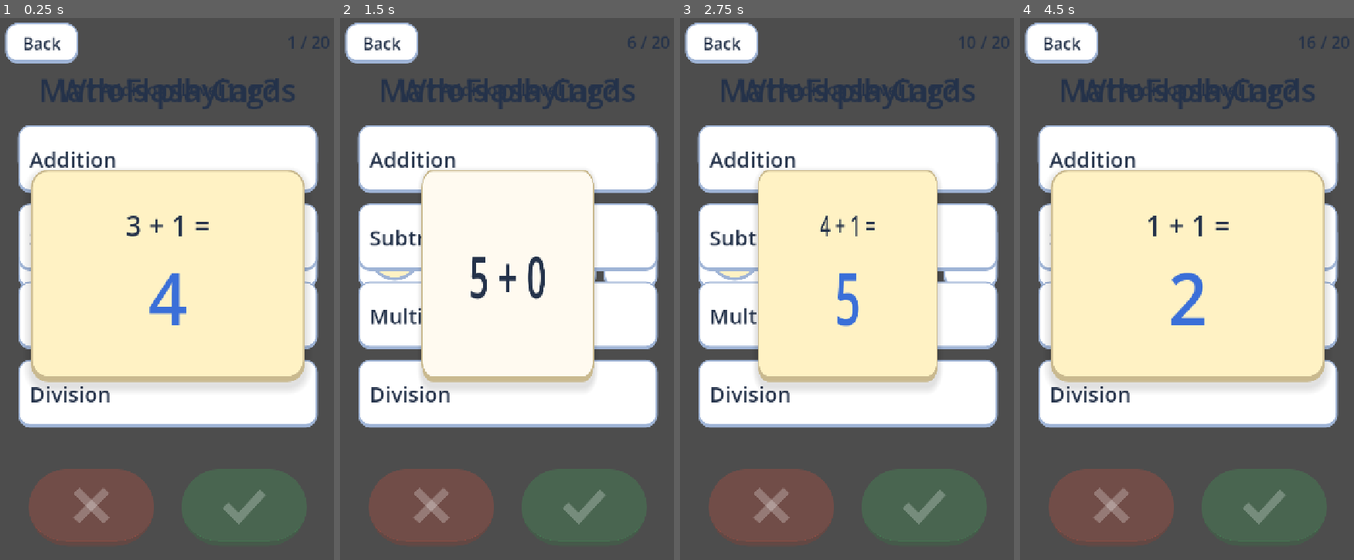
Above: before the commit, frames 1-4 (left to right).
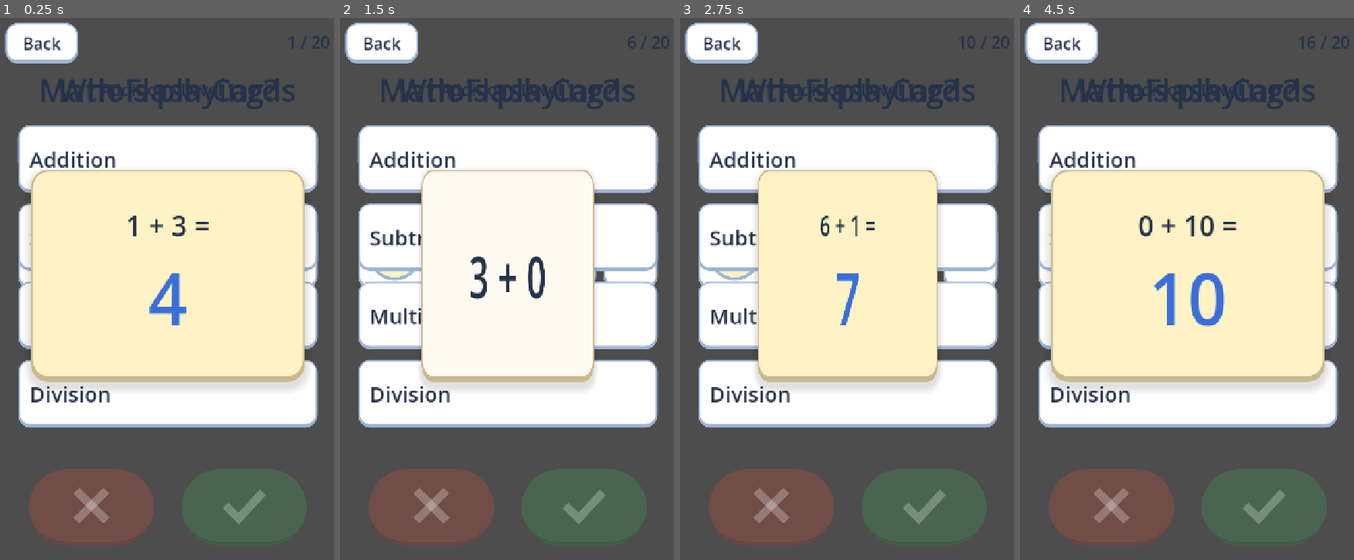
Above: after the commit, the same moments.

Repository: rotarydialer/math-flash
Game: Godot game, scene res://tests/Playtest.tscn
The game is run twice, just before and just after one commit, with the same random seed, the same clock (stepped at 60 frames per second) and the same inputs. This scene is started directly instead of the project's main scene.
Inputs (mouse positions are in pixels of both pictures, inside the frame that each line leads up to):
- Up to frame 1 (0.25 s): no input
- Up to frame 2 (1.5 s): click (466, 148) at 0.52 s; type "Alex" at 0.6 s; click "Add" at 1.25 s
- Up to frame 3 (2.75 s): click "Bo" at 2 s
- Up to frame 4 (4.5 s): click "Edit" at 2.75 s; click "Addition" at 3.5 s; click "Subtraction" at 4.25 s

The runs differ from the first frame. In frame 1, 0.2% of the frame differs, in the area x 37-56%, y 36-41%; in frame 2, 0.1%; in frame 3, 0.4%; in frame 4, 1.5%, in the area x 35-66%, y 36-57%.

Commit message:
tweak shown problems

Diff:
--- a/data/config.gd
+++ b/data/config.gd
@@ -9,6 +9,8 @@
 # --- Rounds ------------------------------------------------------------------
 const DECK_SIZE := 20             # cards per round (a smaller level uses each fact once)
 const RECENT_HISTORY := 10        # most recent right/wrong answers kept per fact
+const UNTRIED_SHARE := 0.25       # at least this share of a deck is facts not yet tried in the level (while any are left)
+const MIN_MISSED := 3             # ...and at least this many facts the student has got wrong before (if there are any)
 
 # --- Layout ------------------------------------------------------------------
 const VIEWPORT_W := 720.0
--- a/scripts/game_state.gd
+++ b/scripts/game_state.gd
@@ -72,7 +72,8 @@
 
 func start_round(category_id: StringName, level_number: int) -> void:
 	level_cfg = Categories.level(category_id, level_number)
-	current_round = FlashRound.new(Problems.deal(level_cfg, Config.DECK_SIZE, randi()))
+	var history := Stats.practice_history(level_cfg)
+	current_round = FlashRound.new(Problems.deal(level_cfg, Config.DECK_SIZE, randi(), history))
 	state = State.PLAYING
 	round_started.emit(level_cfg, current_round.size())
 	_show_card()
--- a/scripts/problems.gd
+++ b/scripts/problems.gd
@@ -3,6 +3,8 @@
 
 ## Pure problem generation — no nodes, so it runs headless in tests. A problem is a Dictionary
 ## `{a, b, op, answer, key}`; `key` (e.g. "3+4", "7-2") is how Stats files answers for that fact.
+
+const Config := preload("res://data/config.gd")
 
 ## How each operator is shown on a card (a true minus sign reads better than a hyphen).
 const SYMBOLS := {"+": "+", "-": "−", "*": "×", "/": "÷"}
@@ -91,13 +93,42 @@
 	return false
 
 ## A shuffled deck of up to `size` distinct problems from the level (a level with fewer facts
-## than that deals each one once). Same seed, same deck.
-static func deal(level_cfg: Dictionary, size: int, seed_value: int) -> Array:
+## than that deals each one once). Same seed and history, same deck.
+##
+## `history` (from Stats.practice_history) steers it so practice keeps moving: `tried` lists the
+## fact keys already answered in this level, and `missed` / `shaky` the keys got wrong before
+## (still wrong last time / right since). The deck holds at least Config.MIN_MISSED of those,
+## missed first, and at least Config.UNTRIED_SHARE of it is untried facts, as far as there are
+## enough of each; the rest is drawn at random.
+static func deal(level_cfg: Dictionary, size: int, seed_value: int, history := {}) -> Array:
 	var facts := all_facts(level_cfg)
 	var rng := RandomNumberGenerator.new()
 	rng.seed = seed_value
 	_shuffle(facts, rng)
-	return facts.slice(0, mini(size, facts.size()))
+	size = mini(size, facts.size())
+	var tried := {}
+	for key in history.get("tried", []):
+		tried[key] = true
+	var by_key := {}
+	for p in facts:
+		by_key[p["key"]] = p
+	var deck := []
+	for group in ["missed", "shaky"]:
+		var keys: Array = Array(history.get(group, [])).filter(func(k: String) -> bool: return by_key.has(k))
+		_shuffle(keys, rng)
+		for key in keys:
+			if deck.size() < mini(Config.MIN_MISSED, size):
+				deck.append(by_key[key])
+	var untried := facts.filter(func(p: Dictionary) -> bool: return not tried.has(p["key"]))
+	deck.append_array(untried.slice(0, ceili(size * Config.UNTRIED_SHARE)))
+	for p in facts:
+		if deck.size() >= size:
+			break
+		if not deck.has(p):
+			deck.append(p)
+	deck = deck.slice(0, size)
+	_shuffle(deck, rng)
+	return deck
 
 ## Fisher–Yates on our own RNG (Array.shuffle uses the global one, which isn't seedable per deck).
 static func _shuffle(arr: Array, rng: RandomNumberGenerator) -> void:
--- a/scripts/stats.gd
+++ b/scripts/stats.gd
@@ -74,6 +74,26 @@
 		"facts": facts.size(),
 	}
 
+## What Problems.deal needs to steer a deck for this level: `tried`, the fact keys answered in
+## this level; `missed`, the level's facts whose latest answer (in any level) was wrong; and
+## `shaky`, ones got wrong before but right since.
+func practice_history(level_cfg: Dictionary) -> Dictionary:
+	var missed: Array[String] = []
+	var shaky: Array[String] = []
+	for p in Problems.all_facts(level_cfg):
+		if not _cfg.has_section(p["key"]):
+			continue
+		var f := fact(p["key"])
+		if f["wrong"] == 0:
+			continue
+		var recent: Array = f["recent"]
+		if not recent.is_empty() and recent.back() == false:
+			missed.append(p["key"])
+		else:
+			shaky.append(p["key"])
+	var seen := PackedStringArray(_cfg.get_value(level_section(level_cfg), "seen", PackedStringArray()))
+	return {"tried": Array(seen), "missed": missed, "shaky": shaky}
+
 ## Wipes the current profile's history (tests use a throwaway profile and clear it).
 func clear() -> void:
 	_cfg = ConfigFile.new()
--- a/tests/playtest.gd
+++ b/tests/playtest.gd
@@ -10,6 +10,7 @@
 ##   godot --headless --path . res://tests/Playtest.tscn
 ## Prints PLAYTEST PASSED / FAILED; exit code = number of failing checks.
 
+const Config := preload("res://data/config.gd")
 const MAX_SETTLE_FRAMES := 300
 
 var _failures := 0
@@ -49,9 +50,11 @@
 	get_tree().quit(_failures)
 
 func _play_level(category_id: StringName, n: int) -> void:
+	var history := Stats.practice_history(Categories.level(category_id, n))
 	GameState.start_round(category_id, n)
 	var cfg := GameState.level_cfg
 	var total := GameState.current_round.size()
+	_check_deck_steering(n, history)
 	var before: Dictionary = Stats.level_summary(cfg)
 	var expected_score := 0
 	for i in total:
@@ -86,6 +89,20 @@
 	if n < Categories.level_count(category_id):
 		var next := _menu._list.get_child(n) as ProgressButton
 		_check(next.right == 0.0 and next.wrong == 0.0, "L%d: the next level, not played yet, has no bar" % n)
+
+## The round just dealt has its share of untried and previously missed facts.
+func _check_deck_steering(n: int, history: Dictionary) -> void:
+	var dealt := {}
+	for p in GameState.current_round.deck:
+		dealt[p["key"]] = true
+	var total := GameState.current_round.size()
+	var missed: Array = history["missed"] + history["shaky"]
+	var missed_dealt := missed.filter(func(k: String) -> bool: return dealt.has(k)).size()
+	_check(missed_dealt >= mini(Config.MIN_MISSED, missed.size()), "L%d: the deck has its missed facts" % n)
+	var untried := Problems.all_facts(GameState.level_cfg).filter(
+		func(p: Dictionary) -> bool: return not p["key"] in history["tried"])
+	var untried_dealt := untried.filter(func(p: Dictionary) -> bool: return dealt.has(p["key"])).size()
+	_check(untried_dealt >= mini(ceili(total * Config.UNTRIED_SHARE), untried.size()), "L%d: the deck has its untried facts" % n)
 
 ## The top page lists categories; a category button opens its levels; Back returns.
 func _check_menu() -> void:
--- a/tests/test_problems.gd
+++ b/tests/test_problems.gd
@@ -27,6 +27,7 @@
 	_test_regrouping()
 	_test_deal()
 	_test_deal_small_level()
+	_test_deal_steering()
 	_test_round()
 	_test_stats()
 	_test_profiles()
@@ -167,6 +168,53 @@
 	var deck := Problems.deal(cfg, 20, 1)
 	_check(deck.size() == 4, "a level smaller than the deck deals each fact once")
 
+## Untried and missed facts get places in the deck, however the shuffle falls.
+func _test_deal_steering() -> void:
+	var cfg := Categories.level(&"multiplication", 3)
+	var keys: Array = Problems.all_facts(cfg).map(func(p: Dictionary) -> String: return p["key"])
+	var quota := ceili(Config.DECK_SIZE * Config.UNTRIED_SHARE)
+	var last_untried := true
+	var some_untried := true
+	var missed_in := true
+	var missed_first := true
+	var tidy := true
+	for seed_value in 30:
+		# 55 of 56 tried: the one left always comes up
+		var deck := Problems.deal(cfg, Config.DECK_SIZE, seed_value, {"tried": keys.slice(1)})
+		last_untried = last_untried and _keys(deck).has(keys[0])
+		# 10 untried: at least a quarter of the deck is them
+		deck = Problems.deal(cfg, Config.DECK_SIZE, seed_value, {"tried": keys.slice(10)})
+		some_untried = some_untried and _keys(deck).filter(func(k: String) -> bool: return keys.find(k) < 10).size() >= quota
+		# 6 missed: at least 3 of them, alongside the untried quota
+		var missed := keys.slice(20, 26)
+		deck = Problems.deal(cfg, Config.DECK_SIZE, seed_value, {"tried": keys.slice(10), "missed": missed})
+		var dealt := _keys(deck)
+		missed_in = missed_in and dealt.filter(func(k: String) -> bool: return missed.has(k)).size() >= Config.MIN_MISSED
+		missed_in = missed_in and dealt.filter(func(k: String) -> bool: return keys.find(k) < 10).size() >= quota
+		# still wrong last time beats got right since
+		deck = Problems.deal(cfg, Config.DECK_SIZE, seed_value, {"missed": [keys[30]], "shaky": keys.slice(40, 50)})
+		dealt = _keys(deck)
+		missed_first = missed_first and dealt.has(keys[30])
+		missed_first = missed_first and dealt.filter(func(k: String) -> bool: return keys.find(k) >= 40 and keys.find(k) < 50).size() >= Config.MIN_MISSED - 1
+		# keys from other levels are ignored; the deck stays full and distinct
+		deck = Problems.deal(cfg, Config.DECK_SIZE, seed_value, {"tried": keys, "missed": ["1+1", "2*2"]})
+		var unique := {}
+		for k in _keys(deck):
+			unique[k] = true
+		tidy = tidy and deck.size() == Config.DECK_SIZE and unique.size() == deck.size()
+	_check(last_untried, "the last untried fact always makes the deck")
+	_check(some_untried, "at least %d%% of a deck is untried facts while there are enough" % roundi(Config.UNTRIED_SHARE * 100))
+	_check(missed_in, "at least %d missed facts make the deck, as well as the untried ones" % Config.MIN_MISSED)
+	_check(missed_first, "facts still wrong come before ones got right since")
+	_check(tidy, "other levels' keys are ignored and the deck stays full and distinct")
+	var small := Problems.deal({"op": "+", "a": [0, 1], "b": [0, 1]}, 20, 1, {"missed": ["0+0", "1+1"], "shaky": ["0+1"]})
+	_check(_keys(small).size() == 4, "a small level still deals each fact once with a history")
+	var history := {"tried": keys.slice(5), "missed": keys.slice(30, 34)}
+	_check(str(Problems.deal(cfg, 20, 9, history)) == str(Problems.deal(cfg, 20, 9, history)), "same seed and history, same deck")
+
+static func _keys(deck: Array) -> Array:
+	return deck.map(func(p: Dictionary) -> String: return p["key"])
+
 func _test_round() -> void:
 	var r := FlashRound.new(Problems.deal(Categories.level(&"addition", 1), 5, 3))
 	_check(r.size() == 5 and r.index == 0 and not r.is_done(), "a new round starts at card 0")
@@ -215,6 +263,12 @@
 		"...and not for another level that shares the fact")
 	_check(stats.level_summary(Categories.level(&"addition", 3))["right"] == 0, "...nor a level never played")
 	_check(stats.fact("2+3")["right"] == 1, "the fact's own history still has the answer")
+	var history: Dictionary = stats.practice_history(add2)
+	_check(history["tried"] == ["3+4"], "practice history lists the facts tried in the level")
+	_check(history["missed"] == ["3+4"] and history["shaky"].is_empty(), "a fact whose last answer was wrong is missed")
+	stats.record(p, true, add2)
+	history = stats.practice_history(add2)
+	_check(history["missed"].is_empty() and history["shaky"] == ["3+4"], "...and shaky once it's been got right since")
 	stats.record(Problems.make(5, "+", 1), true, add2)   # dealt at level 2 before it lost its easy facts
 	_check(stats.level_summary(add2)["seen"] == 1, "facts a level no longer deals don't count as tried")
 	var other := StatsScript.new()
Not shown, changed: README.md
